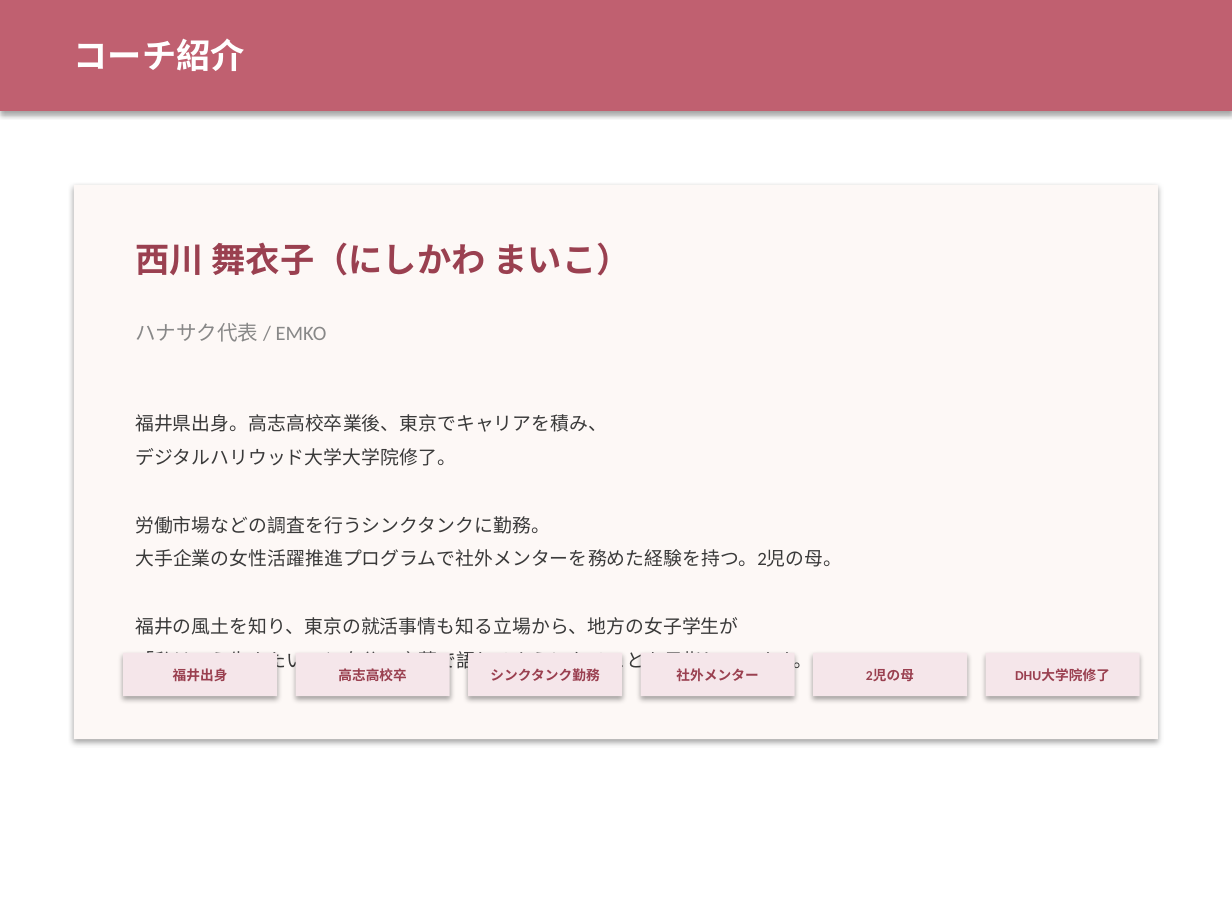
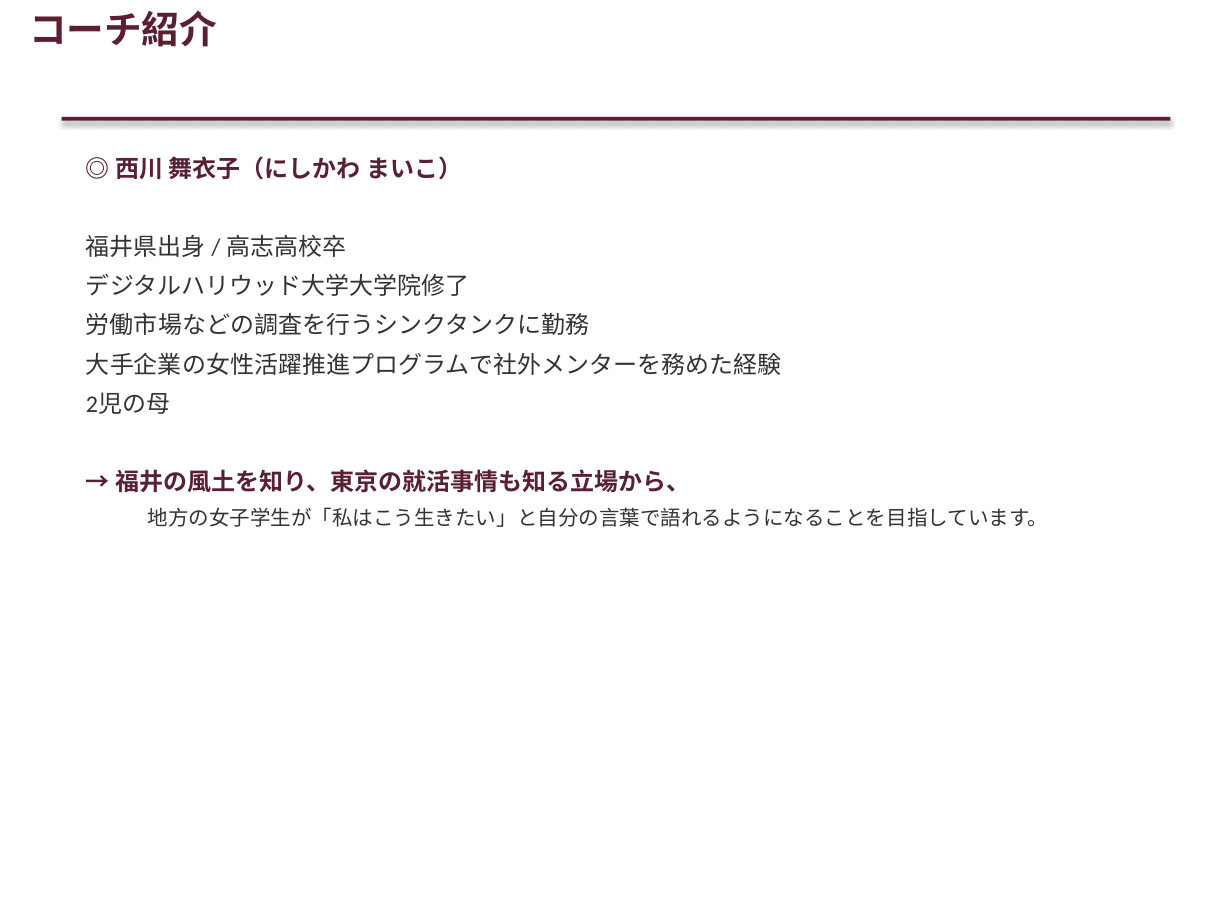
Before and after one commit to mai-san447/hanasaku-career, a slide deck: slide 8 of docs/hanasaku_service_overview.pptx. Drawn at 1232x924 pixels with LibreOffice and Linux fonts; fonts in the diff are those of the drawing. Boxes give left, top, right and bottom in pixels: in the first picture for what was removed or moved away, otherwise in the second. Text is boxed around its words. In the diff, an @@ line names an element or a change of style, - is before the commit and + after.

```diff
--- a/docs/hanasaku_service_overview.pptx
+++ b/docs/hanasaku_service_overview.pptx
@@ text "コーチ紹介": place and size @@
-text "コーチ紹介" at bbox=[74, 39, 245, 71]
+text "コーチ紹介" at bbox=[29, 10, 217, 47]
@@ text "コーチ紹介" at bbox=[29, 10, 217, 47]: size 20 to 22 pt, text colour #FFFFFF to #5A2030; line spacing 30pt to 1 @@
@@ rectangle: place and size @@
-rectangle at bbox=[0, 0, 1232, 111]
+rectangle at bbox=[62, 117, 1170, 121]
@@ rectangle at bbox=[62, 117, 1170, 121]: fill #C06070 to #5A2030 @@
@@ text at bbox=[86, 156, 1049, 527]: text changed; size 11 to 14 pt; text colour #3A3A3A to #333333 @@
-福井県出身。高志高校卒業後、東京でキャリアを積み、
-デジタルハリウッド大学大学院修了。
-労働市場などの調査を行うシンクタンクに勤務。
-大手企業の女性活躍推進プログラムで社外メンターを務めた経験を持つ。2児の母。
-福井の風土を知り、東京の就活事情も知る立場から、地方の女子学生が
-「私はこう生きたい」と自分の言葉で語れるようになることを目指しています。
+◎ 西川 舞衣子（にしかわ まいこ）
+福井県出身 / 高志高校卒
+デジタルハリウッド大学大学院修了
+労働市場などの調査を行うシンクタンクに勤務
+大手企業の女性活躍推進プログラムで社外メンターを務めた経験
+2児の母
+→ 福井の風土を知り、東京の就活事情も知る立場から、
+  地方の女子学生が「私はこう生きたい」と自分の言葉で語れるようになることを目指しています。
@@ rectangle removed at bbox=[74, 185, 1158, 739] @@
@@ text removed at bbox=[135, 242, 631, 276] @@
-西川 舞衣子（にしかわ まいこ）
@@ text removed at bbox=[135, 323, 327, 342] @@
-ハナサク代表 / EMKO
@@ rectangle removed at bbox=[123, 653, 277, 696] @@
@@ rectangle removed at bbox=[296, 653, 450, 696] @@
@@ rectangle removed at bbox=[468, 653, 622, 696] @@
@@ rectangle removed at bbox=[641, 653, 795, 696] @@
@@ rectangle removed at bbox=[813, 653, 967, 696] @@
@@ rectangle removed at bbox=[986, 653, 1140, 696] @@
@@ text removed at bbox=[173, 668, 228, 681] @@
-福井出身
@@ text removed at bbox=[338, 668, 407, 681] @@
-高志高校卒
@@ text removed at bbox=[490, 668, 599, 681] @@
-シンクタンク勤務
@@ text removed at bbox=[676, 668, 758, 681] @@
-社外メンター
@@ text removed at bbox=[866, 669, 914, 681] @@
-2児の母
@@ text removed at bbox=[1015, 668, 1110, 681] @@
-DHU大学院修了
```
Also in this commit, not shown: 9 other slides changed, 1 other file.
